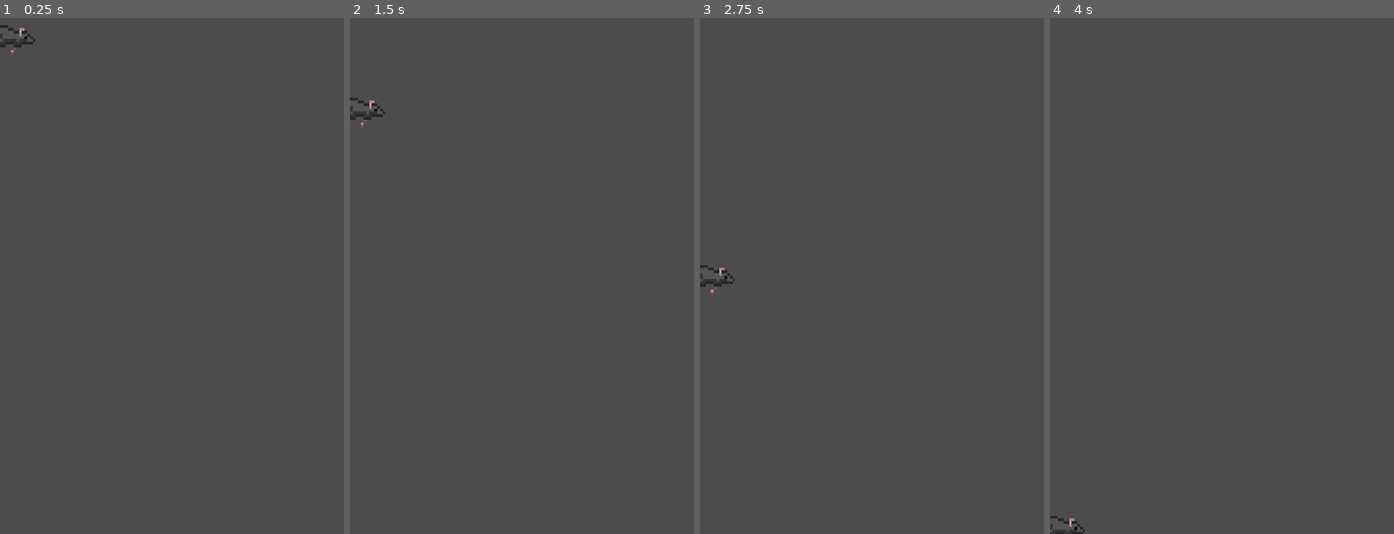
Above: before the commit, frames 1-4 (left to right).
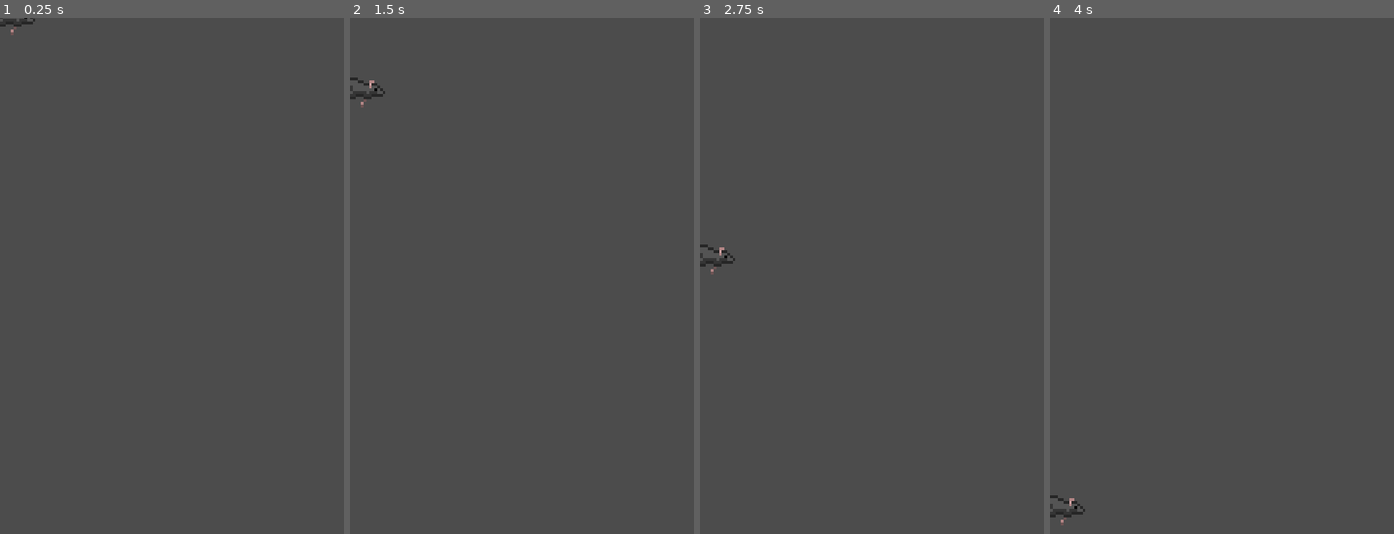
Above: after the commit, the same moments.

Repository: TheBroham7/Project-Sweep
Game: Godot game, scene res://scenes/Rat.tscn
Two runs of this game, one before a commit and one after it. Both use one fixed random seed, a clock stepped at 60 frames per second and the inputs below. The project has no main scene, so this scene is started directly.
Inputs:
- Up to frame 1 (0.25 s): no input
- Up to frame 2 (1.5 s): tap Enter at 1.25 s
- Up to frame 3 (2.75 s): no input
- Up to frame 4 (4 s): no input

The runs differ from the first frame. In frame 1, 0.2% of the frame differs, in the area x 0-11%, y 0-8%; in frame 2, 0.3%; in frame 3, 0.3%, in the area x 0-11%, y 43-54%; in frame 4, 0.2%.

Commit message:
rat animation/main scene creation
added the rat animation and fixed the collision shape. moved scenes from school_background to main scene (which I created). fixed walking animation bug by adding AnimationTimer to the player.

Diff:
--- a/scenes/Rat.tscn
+++ b/scenes/Rat.tscn
@@ -1,22 +1,23 @@
 [gd_scene load_steps=6 format=2]
 
-[ext_resource path="res://scripts/Rat.gd" type="Script" id=1]
-[ext_resource path="res://assets/enemies/rats/rat_enemy_2.png" type="Texture" id=2]
-[ext_resource path="res://assets/enemies/rats/rat_enemy_1.png" type="Texture" id=3]
+[ext_resource path="res://assets/enemies/rats/rat_enemy_1.png" type="Texture" id=1]
+[ext_resource path="res://scripts/Rat.gd" type="Script" id=2]
+[ext_resource path="res://assets/enemies/rats/rat_enemy_2.png" type="Texture" id=3]
 
 [sub_resource type="SpriteFrames" id=1]
 animations = [ {
-"frames": [ ExtResource( 3 ), ExtResource( 2 ) ],
+"frames": [ ExtResource( 1 ), ExtResource( 3 ) ],
 "loop": true,
 "name": "walk",
 "speed": 5.0
 } ]
 
-[sub_resource type="RectangleShape2D" id=2]
-extents = Vector2( 14.5, 33.5 )
+[sub_resource type="CapsuleShape2D" id=2]
+radius = 18.9999
+height = 66.0002
 
-[node name="Rat" type="RigidBody2D"]
-script = ExtResource( 1 )
+[node name="rat" type="RigidBody2D"]
+script = ExtResource( 2 )
 
 [node name="AnimatedSprite" type="AnimatedSprite" parent="."]
 scale = Vector2( 0.1, 0.1 )
@@ -24,7 +25,7 @@
 animation = "walk"
 
 [node name="CollisionShape2D" type="CollisionShape2D" parent="."]
-position = Vector2( 13.5, -30.5 )
+position = Vector2( -2, -2 )
 rotation = 1.5708
 shape = SubResource( 2 )
 
--- /dev/null
+++ b/scenes/main.gd
@@ -0,0 +1,4 @@
+extends Node2D
+
+func _on_MobTimer_timeout():
+	pass # Replace with function body.
--- /dev/null
+++ b/scenes/main.tscn
@@ -0,0 +1,31 @@
+[gd_scene load_steps=6 format=2]
+
+[ext_resource path="res://scenes/school_background.tscn" type="PackedScene" id=1]
+[ext_resource path="res://scenes/player.tscn" type="PackedScene" id=2]
+[ext_resource path="res://scenes/HUD.tscn" type="PackedScene" id=3]
+[ext_resource path="res://scenes/main.gd" type="Script" id=4]
+
+[sub_resource type="Curve2D" id=1]
+_data = {
+"points": PoolVector2Array(  )
+}
+
+[node name="main" type="Node2D"]
+script = ExtResource( 4 )
+
+[node name="SchoolBackground" parent="." instance=ExtResource( 1 )]
+
+[node name="Player" parent="." instance=ExtResource( 2 )]
+
+[node name="HUD" parent="." instance=ExtResource( 3 )]
+
+[node name="MobTimer" type="Timer" parent="."]
+
+[node name="MobPath" type="Path2D" parent="."]
+curve = SubResource( 1 )
+
+[node name="MobPathFollow" type="PathFollow2D" parent="MobPath"]
+
+[connection signal="block" from="HUD" to="Player" method="_on_HUD_block"]
+[connection signal="swing" from="HUD" to="Player" method="_on_HUD_swing"]
+[connection signal="timeout" from="MobTimer" to="." method="_on_MobTimer_timeout"]
--- a/scenes/player.tscn
+++ b/scenes/player.tscn
@@ -52,3 +52,8 @@
 [node name="Collision" type="CollisionShape2D" parent="."]
 position = Vector2( -437, -440 )
 shape = SubResource( 2 )
+
+[node name="AnimationTimer" type="Timer" parent="."]
+wait_time = 0.6
+
+[connection signal="timeout" from="AnimationTimer" to="." method="_on_AnimationTimer_timeout"]
--- a/scenes/school_background.tscn
+++ b/scenes/school_background.tscn
@@ -11,18 +11,6 @@
 [ext_resource path="res://assets/background/trash_can.png" type="Texture" id=9]
 [ext_resource path="res://assets/background/poster_3.png" type="Texture" id=10]
 [ext_resource path="res://scripts/SchoolBackground.gd" type="Script" id=11]
-[ext_resource path="res://scenes/player.tscn" type="PackedScene" id=12]
-[ext_resource path="res://scenes/HUD.tscn" type="PackedScene" id=13]
-
-[sub_resource type="Curve2D" id=1]
-_data = {
-"points": PoolVector2Array(  )
-}
-
-[sub_resource type="Curve2D" id=2]
-_data = {
-"points": PoolVector2Array(  )
-}
 
 [node name="SchoolBackground" type="ParallaxBackground"]
 script = ExtResource( 11 )
@@ -268,20 +256,3 @@
 margin_right = 81.0
 margin_bottom = 213.0
 color = Color( 0.278431, 0.278431, 0.278431, 1 )
-
-[node name="HUD" parent="." instance=ExtResource( 13 )]
-
-[node name="Player" parent="." instance=ExtResource( 12 )]
-
-[node name="MobPath" type="Path2D" parent="."]
-curve = SubResource( 1 )
-
-[node name="MobSpawnLocation" type="Path2D" parent="MobPath"]
-curve = SubResource( 2 )
-
-[node name="MobTimer" type="Timer" parent="."]
-
-[connection signal="block" from="HUD" to="Player" method="_on_HUD_block"]
-[connection signal="swing" from="HUD" to="Player" method="_on_HUD_swing"]
-[connection signal="body_entered" from="Player" to="Player" method="_on_Player_body_entered"]
-[connection signal="timeout" from="MobTimer" to="." method="_on_MobTimer_timeout"]
--- a/scripts/SchoolBackground.gd
+++ b/scripts/SchoolBackground.gd
@@ -5,29 +5,3 @@
 
 func _process(delta):
 	scroll_offset.y += scrolling_speed * delta
-
-
-func _on_MobTimer_timeout():
-	# Create a new instance of the Mob scene.
-	var mob = mob_scene.instance()
-
-	# Choose a random location on Path2D.
-	var mob_spawn_location = get_node("MobPath/MobSpawnLocation")
-	mob_spawn_location.offset = randi()
-
-	# Set the mob's direction perpendicular to the path direction.
-	var direction = mob_spawn_location.rotation + PI / 2
-
-	# Set the mob's position to a random location.
-	mob.position = mob_spawn_location.position
-
-	# Add some randomness to the direction.
-	direction += rand_range(-PI / 4, PI / 4)
-	mob.rotation = direction
-
-	# Choose the velocity for the mob.
-	var velocity = Vector2(rand_range(150.0, 250.0), 0.0)
-	mob.linear_velocity = velocity.rotated(direction)
-
-	# Spawn the mob by adding it to the Main scene.
-	add_child(mob)
--- a/scripts/player.gd
+++ b/scripts/player.gd
@@ -16,13 +16,14 @@
 	screen_size = get_viewport_rect()
 
 func _on_HUD_block():
+	$AnimationTimer.start()
 	$Animation.play()
 	$Animation.animation = "block"
 
 func _on_HUD_swing():
+	$AnimationTimer.start()
 	$Animation.play()
 	$Animation.animation = "swing"
-
 
 func _on_Player_body_entered(body):
 	if $Animation.animation == 'walk':
@@ -31,3 +32,7 @@
 		$CollisionShape2D.set_deferred("disabled", true)
 	elif $Animation.animation == 'swing':
 		emit_signal("strike")
+
+func _on_AnimationTimer_timeout():
+	$Animation.play()
+	$Animation.animation = 'walk'
Binary file changed: assets/enemies/rats/rat_enemy_1.png
Binary file changed: assets/enemies/rats/rat_enemy_2.png
Not shown: 1 places in scenes/school_background.tscn that only renumber resources
Not shown, added: .DS_Store
Not shown, added: assets/.DS_Store
